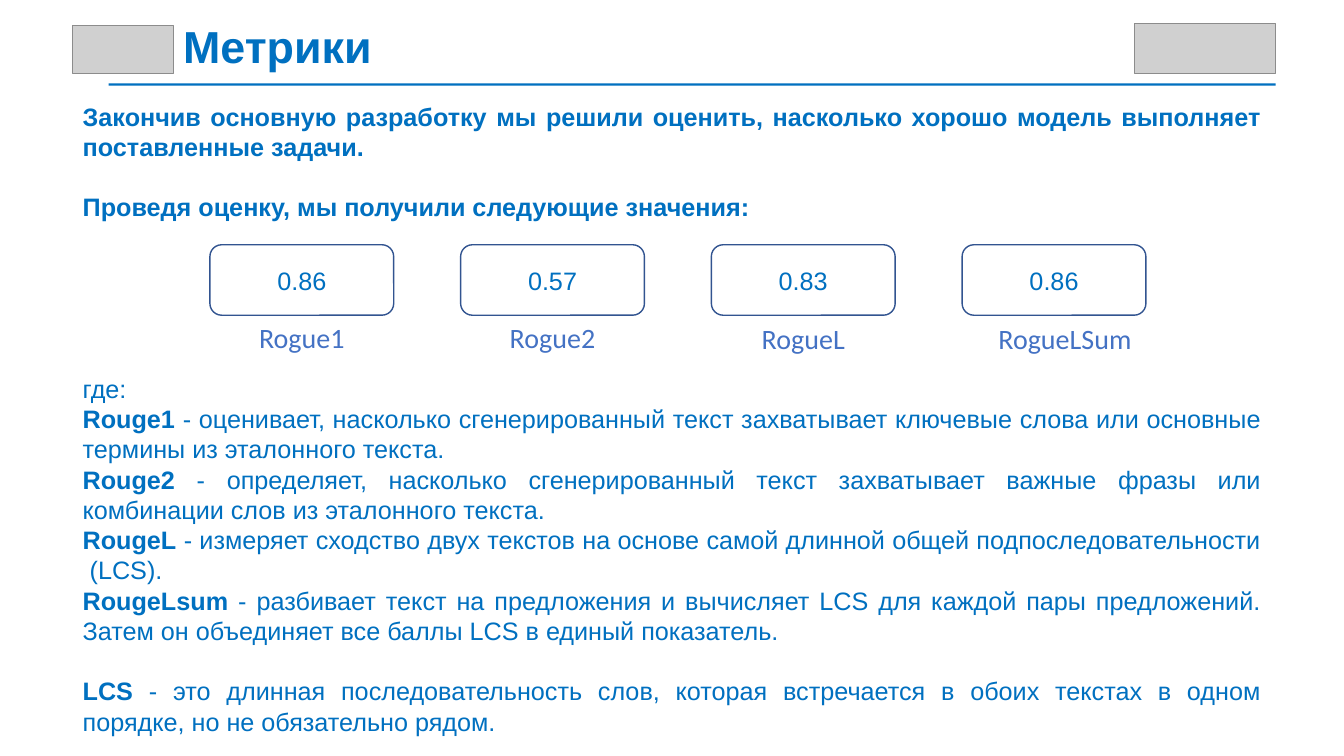
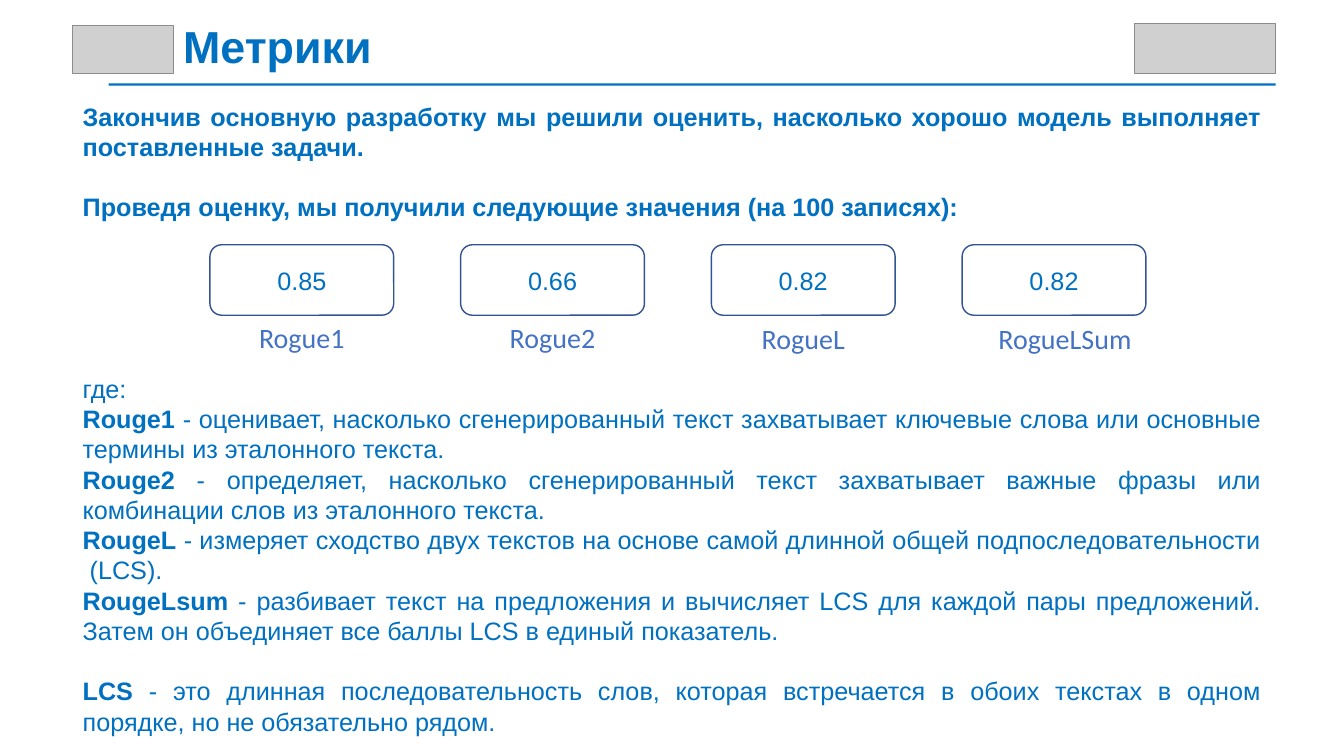
Before and after one commit to NEONWolfYT/LLM-Project, a slide deck: slide 8 of report/LLM.pptx. Drawn at 1344x756 pixels with LibreOffice and Linux fonts; fonts in the diff are those of the drawing; grey boxes stand for pictures. Boxes give left, top, right and bottom in pixels: in the first picture for what was removed or moved away, otherwise in the second. Text is boxed around its words. In the diff, an @@ line names an element or a change of style, - is before the commit and + after.

```diff
--- a/report/LLM.pptx
+++ b/report/LLM.pptx
@@ text at (83, 197, 957, 222): text changed @@
-Проведя оценку, мы получили следующие значения:
+Проведя оценку, мы получили следующие значения (на 100 записях):
@@ text in rounded rectangle at (277, 272, 326, 291): text changed @@
-0.86
+0.85
@@ text in rounded rectangle at (528, 272, 577, 291): text changed @@
-0.57
+0.66
@@ text in rounded rectangle at (779, 272, 828, 291): text changed @@
-0.83
+0.82
@@ text in rounded rectangle at (1029, 272, 1078, 291): text changed @@
-0.86
+0.82
```
Also in this commit, not shown: 1 other file.
